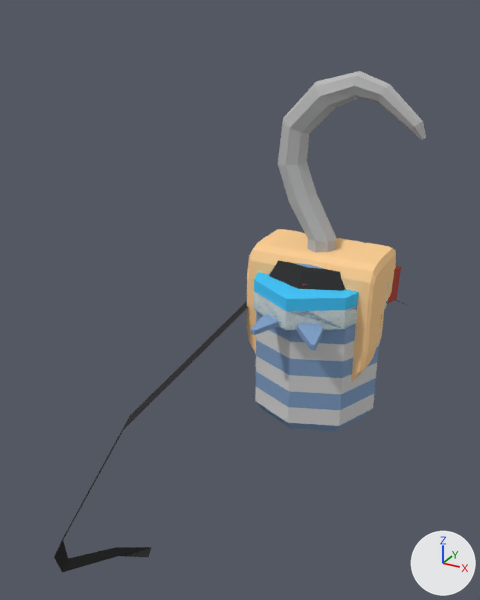
Renders of the Blender file Assets/Resources/Animations/Models/Pirate_Character.blend from each side of a commit.
Before and after are seen from a 50 mm lens placed at (3.45, -8.78, 4.09), pointed at (-1.34, -0.06, -0.27). Arrows for +X, +Y and +Z are at lower right; the lights stay in place. The same objects are shown in both versions, whatever each file hides.

In view in the first picture: 'Circle.002', 'Circle.003', 'Eye left.005', 'Hand Left.003', 'Mouth.001', 'Pupul left.005', 'Sphere.002', 'Torso.003'.
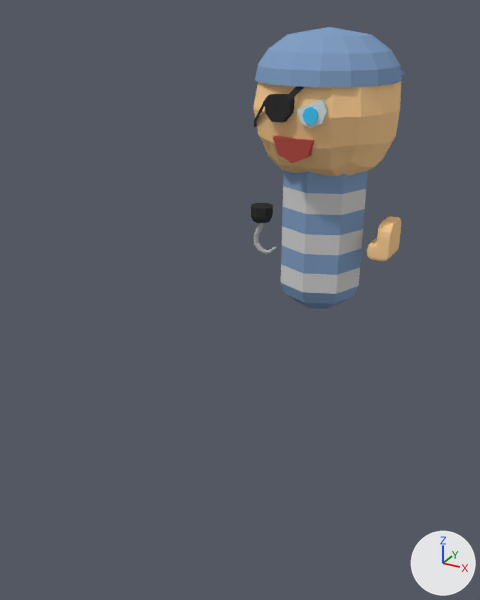
Commit message: Pirate integrated. Fix: hands on guns

Where the newer file only moved an object's origin or applied its transform, the numbers keep the older frame.

The change, as a diff of the scene's bpy script:
```diff
--- a/Assets/Resources/Animations/Models/Pirate_Character.blend.py
+++ b/Assets/Resources/Animations/Models/Pirate_Character.blend.py
@@ me_circle_024 @@
 # used by ob_circle_002; location = (0.0, 0.0, 0.0)
-me_circle_024.from_pydata(...)  # 43 vertices, 28 faces; spans x -4.07..1.06, y -3.32..1.92, z -6.94..0.03
+me_circle_024.from_pydata(...)  # 43 vertices, 28 faces; spans x -1.02..0.07, y -1.05..0.41, z 2.56..3.32
+# me_circle_024 part 1: 43 vertices removed from x -4.07..1.06, y -3.32..1.92, z -6.94..0.03
+# me_circle_024 part 2: 43 vertices added at x -1.02..0.07, y -1.05..0.41, z 2.56..3.32
 me_circle_024.materials.append(mat_patch)
@@ me_circle_003 @@
 me_circle_003.from_pydata(...)  # 120 vertices, 114 faces; spans x -0.92..1.36, y -0.92..0.92, z -0.5..3.34
 # used by ob_circle_003; location = (0.0, 0.0, 0.0)
+# me_circle_003 part 3: the whole mesh is scaled about its middle by (0.188, 0.188, -0.199), then moved by (-1.15, -0.04, -0.44)
 me_circle_003.materials.append(mat_patch)
@@ me_cube_010 @@
 me_cube_010.from_pydata(...)  # 746 vertices, 744 faces; spans x -1.0..1.0, y -0.52..0.81, z -1.15..0.85
 # used by ob_hand_left_003; location = (0.0, 0.0, 0.0)
+# me_cube_010 part 4: the whole mesh is multiplied about its middle by the matrix ((0.0, -0.262, 0.002), (-0.262, 0.0, 0.0), (0.0, -0.002, -0.262)), then moved by (0.91, -0.12, 1.29)
 me_cube_010.materials.append(mat_skin)
@@ ob_sphere_002 @@
 ob_sphere_002 = bpy.data.objects.new('Sphere.002', me_sphere_004)
-ob_sphere_002.location = (0.0, 0.0, 0.0)
+ob_sphere_002.location = (-0.04, 0.0, 3.22)
+ob_sphere_002.rotation_euler = (0.0, 0.0000121, 3.055)  # degrees (0, 0, 175)
+ob_sphere_002.scale = (1.07, 1.13, 0.788)
 _m = ob_sphere_002.modifiers.new('Solidify', 'SOLIDIFY')
@@ ob_head_003 @@
 ob_head_003 = bpy.data.objects.new('Head.003', me_cube_012)
-ob_head_003.location = (0.0, 0.0, 0.0)
+ob_head_003.location = (-0.03, -0.01, 2.83)
+ob_head_003.rotation_euler = (0.0, 0.0, -3.142)  # degrees (0, 0, -180)
+ob_head_003.scale = (1.25, 1.09, 1.17)
@@ ob_eye_left_005 @@
 ob_eye_left_005 = bpy.data.objects.new('Eye left.005', me_circle_031)
-ob_eye_left_005.location = (0.0, 0.0, 0.0)
+ob_eye_left_005.location = (0.16, -0.99, 2.91)
+ob_eye_left_005.rotation_euler = (-1.571, -3.142, 0.0)  # degrees (-90, -180, 0)
+ob_eye_left_005.scale = (0.191, 0.147, 0.191)
@@ ob_mouth_001 @@
 ob_mouth_001 = bpy.data.objects.new('Mouth.001', me_circle_030)
-ob_mouth_001.location = (0.0, 0.0, 0.0)
+ob_mouth_001.location = (-0.07, -0.97, 2.43)
+ob_mouth_001.rotation_euler = (-1.571, -3.142, 0.0)  # degrees (-90, -180, 0)
+ob_mouth_001.scale = (0.286, 0.219, 0.286)
@@ ob_pupul_left_005 @@
 ob_pupul_left_005 = bpy.data.objects.new('Pupul left.005', me_circle_029)
-ob_pupul_left_005.location = (0.0, 0.0, 0.0)
+ob_pupul_left_005.location = (0.16, -1.02, 2.86)
+ob_pupul_left_005.rotation_euler = (-1.571, -3.142, 0.0)  # degrees (-90, -180, 0)
+ob_pupul_left_005.scale = (0.0987, 0.0757, 0.0987)
@@ ob_torso_003 @@
 ob_torso_003 = bpy.data.objects.new('Torso.003', me_cylinder_003)
-ob_torso_003.location = (0.0, 0.0, 0.0)
+ob_torso_003.location = (0.0, -0.01, 2.1)
+ob_torso_003.rotation_euler = (0.0, 0.0, -3.142)  # degrees (0, 0, -180)
+ob_torso_003.scale = (0.621, 0.621, 1.06)
```

What differs and where, as boxes (x1, y1, x2, y2) in the pictures (480 x 600 px):
'Torso.003', moved, turned, rescaled: before (255, 311, 382, 431); after (281, 171, 368, 309)
'Circle.003', mesh rescaled: before (269, 71, 426, 291); after (251, 203, 276, 254)
'Head.003', moved, turned, rescaled (not visible before): after (253, 81, 401, 176)
'Hand Left.003', reshaped (77% narrower, 70% shorter): before (247, 229, 396, 382); after (367, 216, 401, 261)
'Sphere.002', moved, turned, rescaled: before (251, 263, 323, 351); after (255, 27, 404, 87)
'Pupul left.005', moved, turned, rescaled: before (254, 240, 389, 330); after (303, 107, 318, 125)
'Circle.002', reshaped: before (54, 300, 409, 572); after (254, 86, 304, 127)
'Eye left.005', moved, turned, rescaled: before (254, 291, 388, 330); after (297, 99, 327, 128)
'Mouth.001', moved, turned, rescaled: before (302, 266, 401, 304); after (273, 136, 315, 163)
part 1 of me_circle_024, deleted (black): before (54, 300, 409, 572)
part 2 of me_circle_024, added (black): after (254, 86, 304, 127)
